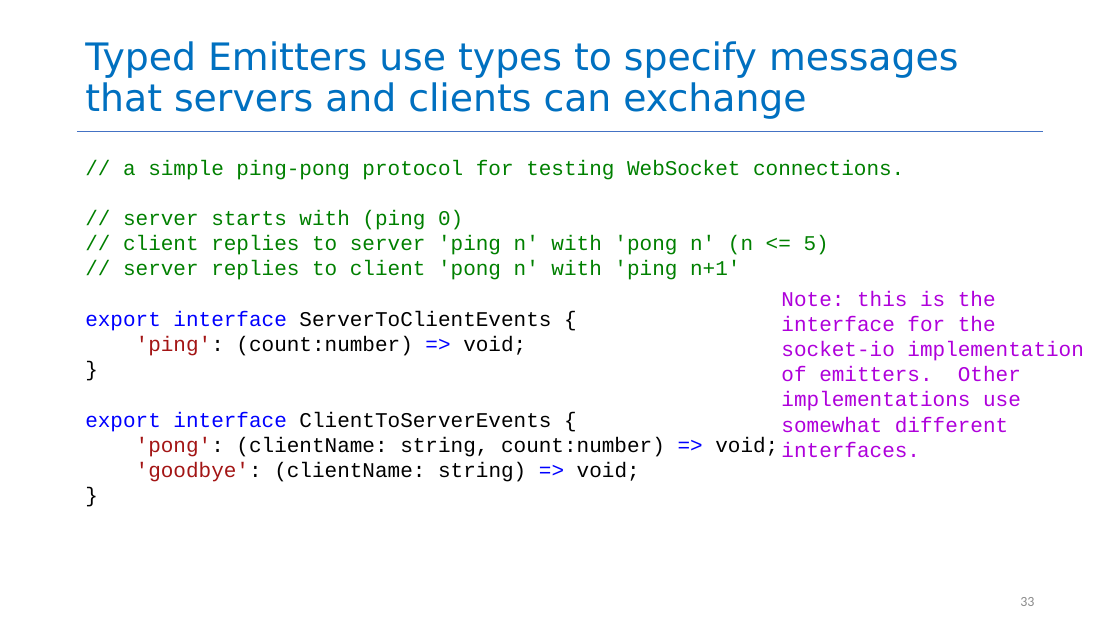
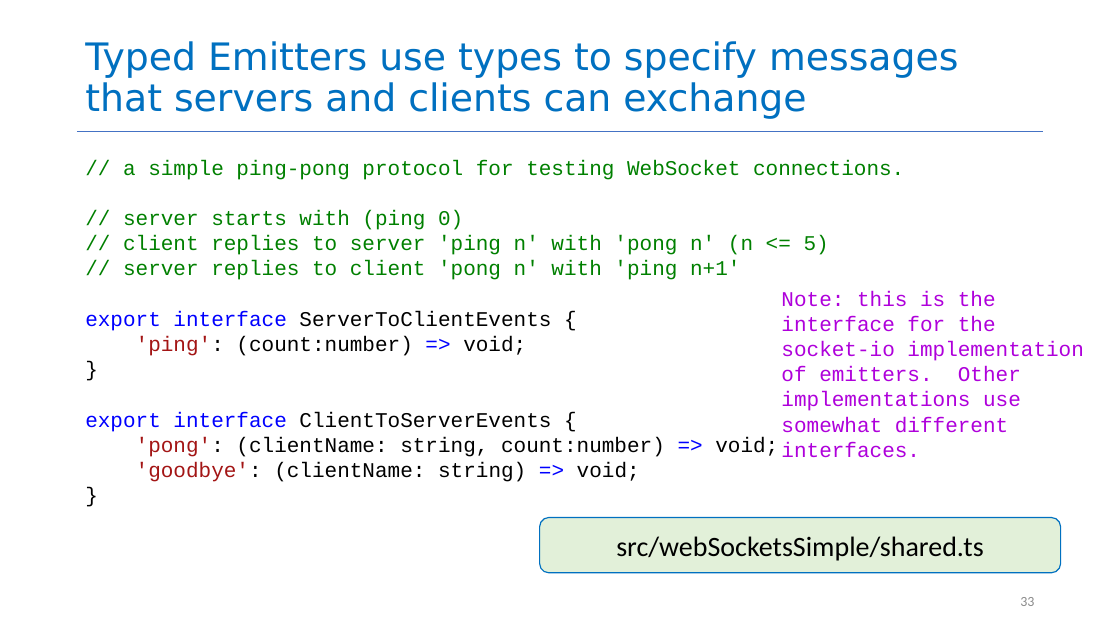
Before and after one commit to yashburshe/CS4530-Fall-2025, a slide deck: slide 33 of Slides/Module 05 Interaction-Level Design Patterns.pptx. Drawn at 1120x630 pixels with LibreOffice and Linux fonts; fonts in the diff are those of the drawing. Boxes give left, top, right and bottom in pixels: in the first picture for what was removed or moved away, otherwise in the second. Text is boxed around its words. In the diff, an @@ line names an element or a change of style, - is before the commit and + after.

```diff
--- a/Slides/Module 05 Interaction-Level Design Patterns.pptx
+++ b/Slides/Module 05 Interaction-Level Design Patterns.pptx
@@ rounded rectangle added at bbox=[539, 518, 1060, 573], fill #E2F0D9, outline #0070C0 1 pt, 24 pt, text #000000 @@
+src/webSocketsSimple/shared.ts
```
Also in this commit, not shown: 14 other slides changed, 2 slides added, 1 other file.
